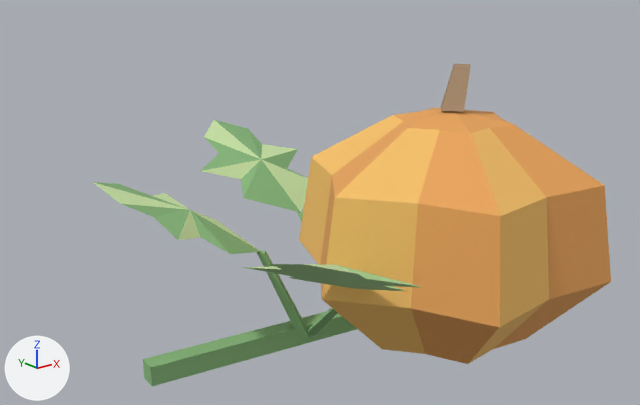
Renders of the glTF model assets/export/crop_pumpkin_s3.glb from each side of a commit.
Before and after are seen from a 50 mm lens placed at (-0.715, -0.759, 0.5), pointed at (-0.053, 0.068, 0.169). Every picture has the same lights, and +X, +Y and +Z are marked at lower left. The older version comes first. Vertices at exactly the same position are counted once.

Names of what the first picture shows: 'crop_pumpkin_s3'.
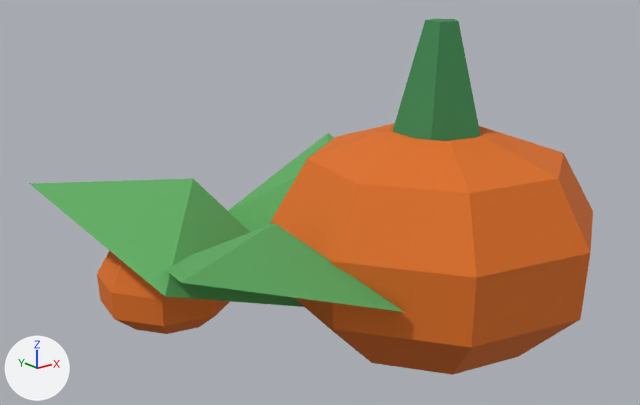
Where the change shows, as pixel boxes [x1, y1, x2, y2] in the pictures (640 x 405 px):
```json
{"object": "crop_pumpkin_s3", "change": "recoloured, reshaped", "before": [93, 64, 611, 386], "after": [29, 19, 593, 375], "on screen": "9% wider, 11% taller"}
{"part": 1, "of": "me_crop_pumpkin_s3", "change": "added", "after": [393, 19, 481, 141], "on screen": "green"}
{"part": 2, "of": "me_crop_pumpkin_s3", "change": "rebuilt", "before": [299, 108, 611, 364], "after": [271, 123, 593, 375]}
{"part": 3, "of": "me_crop_pumpkin_s3", "change": "added", "after": [97, 251, 230, 334], "on screen": "orange"}
{"part": 4, "of": "me_crop_pumpkin_s3", "change": "added", "after": [29, 133, 404, 312], "on screen": "green"}
{"part": 5, "of": "me_crop_pumpkin_s3", "change": "deleted", "before": [201, 64, 471, 338]}
{"part": 6, "of": "me_crop_pumpkin_s3", "change": "cut back", "before": [143, 311, 357, 386], "on screen": "green"}
{"part": 7, "of": "me_crop_pumpkin_s3", "change": "cut back", "before": [93, 182, 261, 254], "on screen": "green"}
```

Scene script edits in JSON lines:
```json
{"op": "set", "path": "mat_leaf_dark.base_color", "old": "(0.243, 0.478, 0.2)", "new": "(0.0497, 0.254, 0.0844)", "note": "green #87b87c -> green #3f8a52"}
{"op": "set", "path": "mat_leaf.base_color", "old": "(0.42, 0.69, 0.31)", "new": "(0.114, 0.423, 0.122)", "note": "green #add897 -> green #5fae62"}
{"op": "set", "path": "mat_pumpkin.base_color", "old": "(0.824, 0.376, 0.102)", "new": "(0.745, 0.162, 0.0137)", "note": "orange #eaa55a -> orange #e0701f"}
{"block": "me_crop_pumpkin_s3", "where": "# used by ob_crop_pumpkin_s3; location = (0.0, 0.0, 0.0)"}
{"op": "remove", "block": "me_crop_pumpkin_s3", "code": "me_crop_pumpkin_s3.from_pydata(...)  # 162 vertices, 280 faces; spans x -0.316..0.303, y -0.24..0.348, z 0.0..0.347"}
{"op": "add", "block": "me_crop_pumpkin_s3", "code": "me_crop_pumpkin_s3.from_pydata(...)  # 124 vertices, 220 faces; spans x -0.346..0.236, y -0.236..0.307, z 0.0..0.396"}
{"block": "me_crop_pumpkin_s3", "change": "me_crop_pumpkin_s3 part 1: a new loose piece, a 5-sided cut cone along z (radius 0.06 at the low end, 0.02 at the high end) spanning x -0.009..0.1, y -0.097..0.017, z 0.246..0.396, in mat_leaf_dark (green #3f8a52)"}
{"block": "me_crop_pumpkin_s3", "change": "me_crop_pumpkin_s3 part 2: the loose piece of 50 vertices spanning x -0.165..0.215, y -0.24..0.09, z 0.0..0.3 is rebuilt with 42 vertices and now spans x -0.156..0.236, y -0.236..0.156, z 0.0..0.268, in mat_pumpkin (orange #e0701f)"}
{"block": "me_crop_pumpkin_s3", "change": "me_crop_pumpkin_s3 part 3: a new loose piece of 42 vertices spanning x -0.288..-0.112, y 0.112..0.288, z 0.0..0.121, in mat_pumpkin (orange #e0701f)"}
{"block": "me_crop_pumpkin_s3", "change": "me_crop_pumpkin_s3 part 4: a new loose piece of 16 vertices spanning x -0.346..0.151, y -0.152..0.307, z 0.03..0.2, in mat_leaf (green #5fae62)"}
{"block": "me_crop_pumpkin_s3", "change": "me_crop_pumpkin_s3 part 5: 8 loose pieces with 82 vertices, spanning x -0.286..0.286, y -0.225..0.348, z 0.012..0.347, are deleted"}
{"block": "me_crop_pumpkin_s3", "change": "me_crop_pumpkin_s3 part 6"}
{"block": "me_crop_pumpkin_s3", "change": "16 vertices are removed from x -0.301..0.303, y 0.028..0.152, z 0.0..0.024"}
{"block": "me_crop_pumpkin_s3", "change": "28 faces are deleted"}
{"block": "me_crop_pumpkin_s3", "change": "6 vertices are added at (-0.031, 0.058, 0.02), (-0.046, 0.047, 0.03), (-0.043, 0.045, 0.01), (0.049, -0.032, 0.04), (0.034, -0.043, 0.05), (0.037, -0.045, 0.03)"}
{"block": "me_crop_pumpkin_s3", "change": "8 new faces join them, mat_leaf_dark (green #3f8a52)"}
{"block": "me_crop_pumpkin_s3", "change": "me_crop_pumpkin_s3 part 7"}
{"block": "me_crop_pumpkin_s3", "change": "14 vertices are removed from x -0.316..-0.144, y 0.029..0.193, z 0.125..0.225"}
{"block": "me_crop_pumpkin_s3", "change": "24 faces are deleted"}
{"block": "me_crop_pumpkin_s3", "change": "8 vertices are added at x -0.22..-0.18, y 0.18..0.22, z 0.11..0.16"}
{"block": "me_crop_pumpkin_s3", "change": "12 new faces join them, mat_leaf_dark (green #3f8a52)"}
{"op": "remove", "block": "me_crop_pumpkin_s3", "code": "me_crop_pumpkin_s3.materials.append(mat_leaf_light)  # green #cbe7aa"}
{"op": "remove", "block": "me_crop_pumpkin_s3", "code": "me_crop_pumpkin_s3.materials.append(mat_carrot)  # orange #f8c269"}
{"op": "remove", "block": "me_crop_pumpkin_s3", "code": "me_crop_pumpkin_s3.materials.append(mat_wood_dark)  # beige #aa8d6e"}
```
